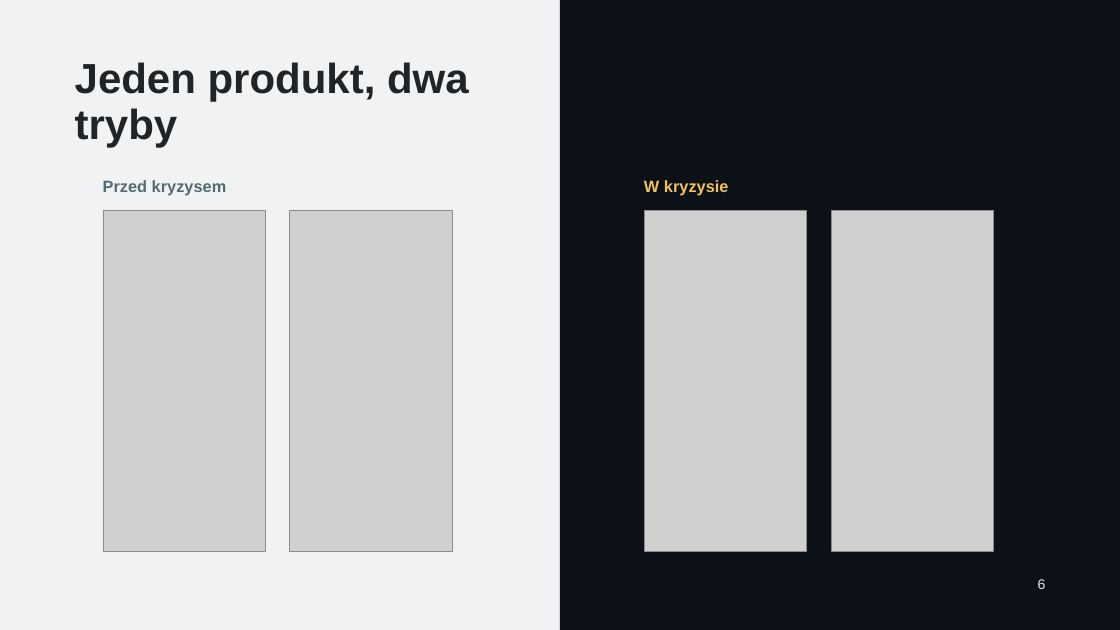
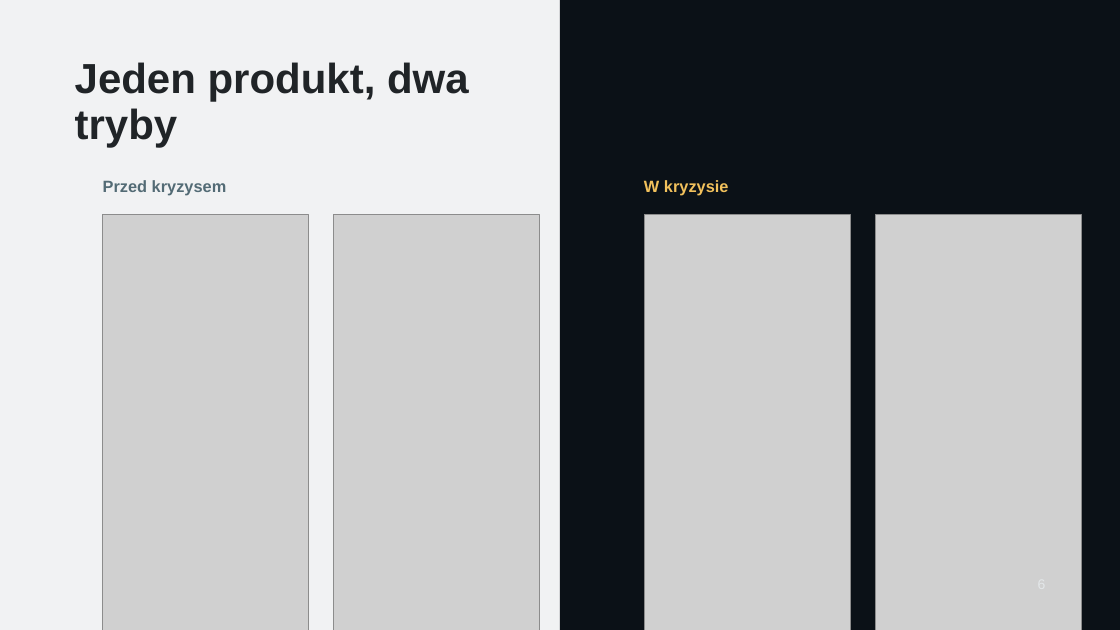
Before and after one commit to jazlik/turbo-defence, a slide deck: slide 6 of context/foundation/prezentacja/W_razie_W_HackYeah_2026_wersja_robocza.pptx. Drawn at 1120x630 pixels with LibreOffice and Linux fonts; fonts in the diff are those of the drawing; grey boxes stand for pictures. Boxes give left, top, right and bottom in pixels: in the first picture for what was removed or moved away, otherwise in the second. Text is boxed around its words. In the diff, an @@ line names an element or a change of style, - is before the commit and + after.

Commit message:
docs: align deck visuals with the updated pitch brief
Amber allowed only as a key-phrase marker; screenshots retaken offline,
without device frames, large and cropped by the slide edge; icons on the
appendix slide.

```diff
--- a/context/foundation/prezentacja/W_razie_W_HackYeah_2026_wersja_robocza.pptx
+++ b/context/foundation/prezentacja/W_razie_W_HackYeah_2026_wersja_robocza.pptx
@@ picture: place and size @@
-picture at (103, 211, 266, 552)
+picture at (103, 214, 308, 630)
@@ picture: place and size @@
-picture at (290, 211, 452, 552)
+picture at (334, 214, 539, 630)
@@ picture: place and size @@
-picture at (644, 211, 807, 552)
+picture at (644, 214, 850, 630)
@@ picture: place and size @@
-picture at (832, 211, 994, 552)
+picture at (875, 214, 1081, 630)
@@ text removed at (1038, 579, 1046, 589) @@
-6
```
Also in this commit, not shown: 1 other slide changed, 8 other files.
